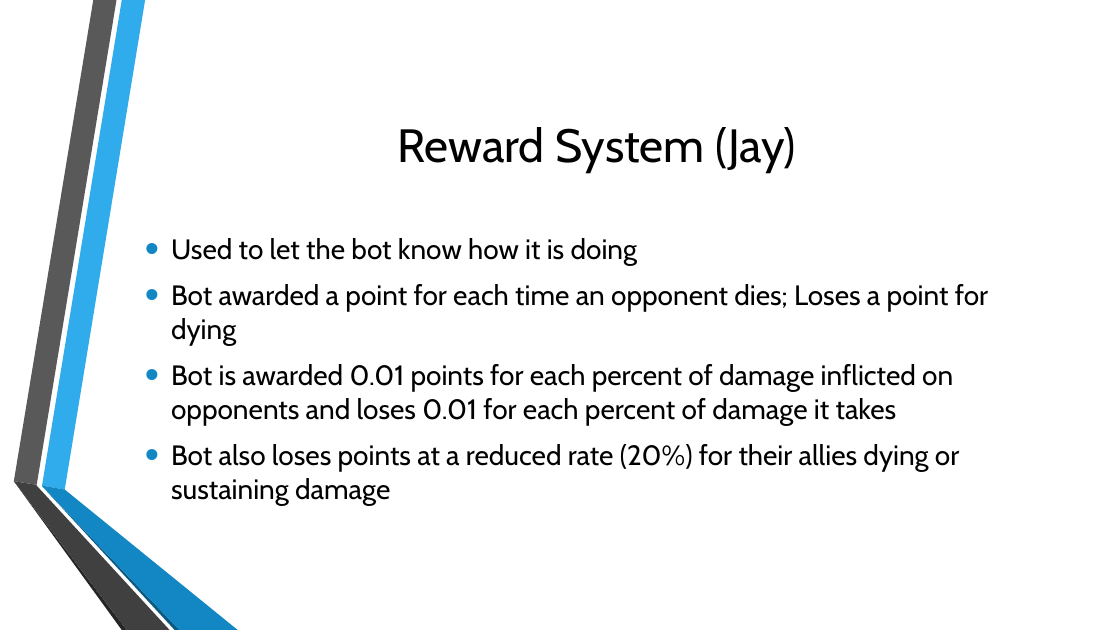
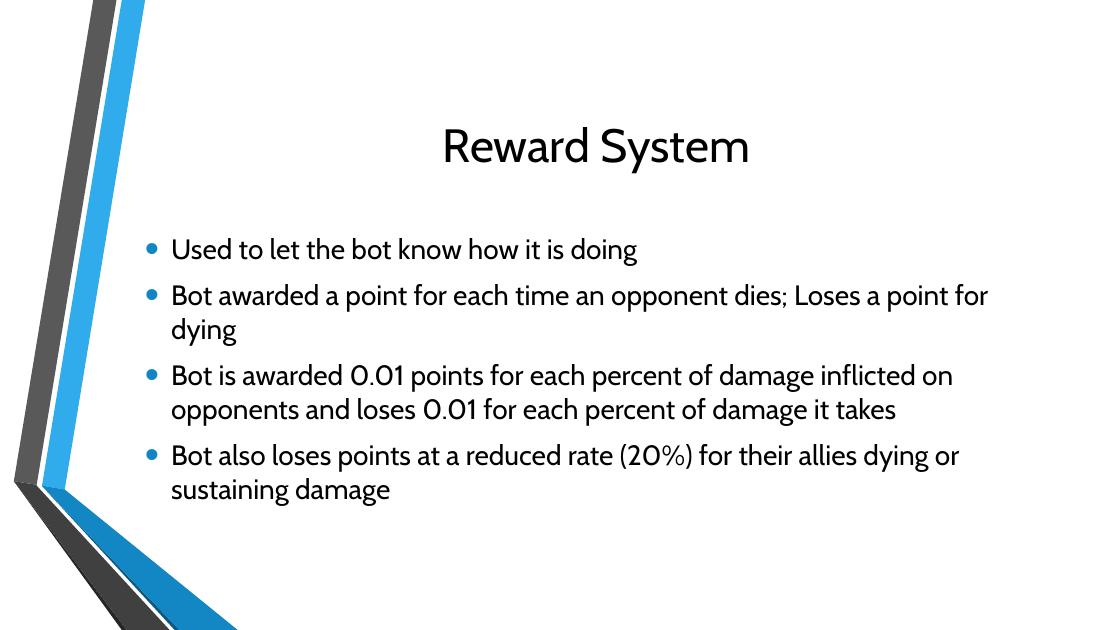
Before and after one commit to KeganMc/Super-Smash-Bros-Melee-AI, a slide deck: slide 7 of Documents/ProjectPresentation.pptx. Drawn at 1120x630 pixels with LibreOffice and Linux fonts; fonts in the diff are those of the drawing; background and template pictures are left out. Boxes give left, top, right and bottom in pixels: in the first picture for what was removed or moved away, otherwise in the second. Text is boxed around its words. In the diff, an @@ line names an element or a change of style, - is before the commit and + after.

Commit message:
One small update on my slides

```diff
--- a/Documents/ProjectPresentation.pptx
+++ b/Documents/ProjectPresentation.pptx
@@ title at [443,127,751,173]: text changed @@
-Reward System (Jay)
+Reward System
```
Also in this commit, not shown: 2 other slides changed.
